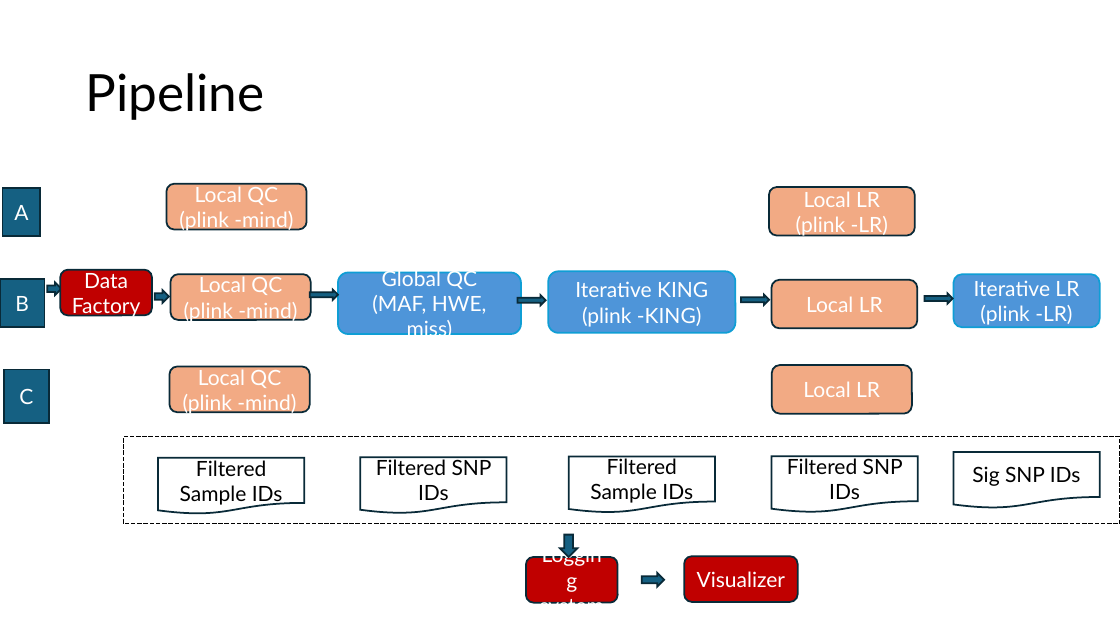
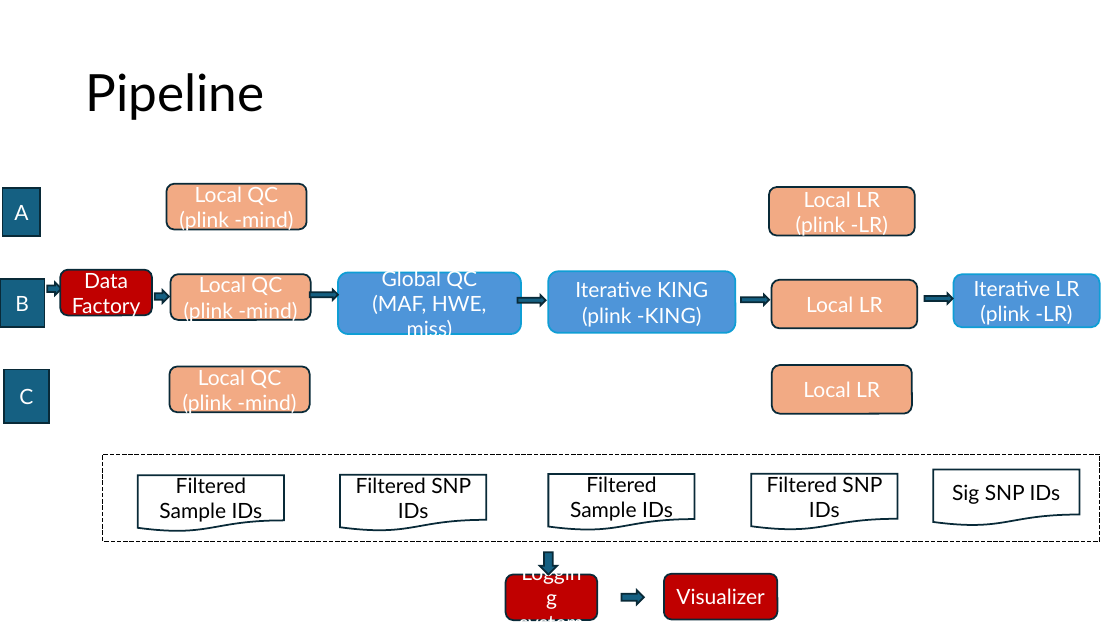
Before and after one commit to idsla/Fed-GWAS, a slide deck: slide 17 of pipeline/0321.pptx. Drawn at 1120x630 pixels with LibreOffice and Linux fonts; fonts in the diff are those of the drawing. Boxes give left, top, right and bottom in pixels: in the first picture for what was removed or moved away, otherwise in the second. Text is boxed around its words. In the diff, an @@ line names an element or a change of style, - is before the commit and + after.

```diff
--- a/pipeline/0321.pptx
+++ b/pipeline/0321.pptx
@@ 5 flow chart documents, 2 rounded rectangles, 2 right arrows, 1 rectangle: place and size @@
-5 flow chart documents, 2 rounded rectangles, 2 right arrows, 1 rectangle at box(124, 437, 1120, 602)
+5 flow chart documents, 2 rounded rectangles, 2 right arrows, 1 rectangle at box(103, 455, 1100, 620)
```
Also in this commit, not shown: 2 other slides changed, 4 slides added.
